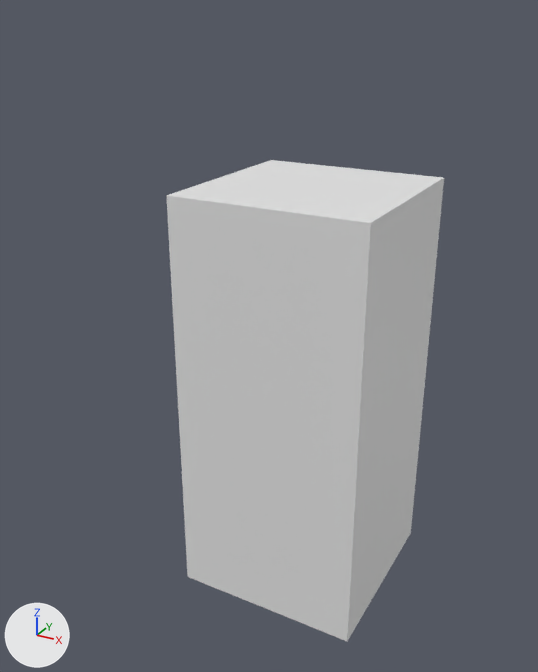
A saved change to the OBJ model core/src/main/resources/assets/default-soldier.obj.
Camera for both pictures: a camera (50 mm lens) standing at (-5.263, -8.349, 1.082) and looking at (-5.837, -7.306, 0.561). The lights are fixed; the arrows at lower left show +X, +Y and +Z. The older version comes first. Where no turn or scale is listed for an object, it has been applied to the vertices. Vertices at exactly the same position are counted once.

Script lines for the objects in view, before the commit:
```python
me_default_soldier = bpy.data.meshes.new('default-soldier')
me_default_soldier.from_pydata(...)  # a box spanning x -6.0..-5.64, y -7.36..-7.0, z 0.0..0.8
ob_default_soldier = bpy.data.objects.new('default-soldier', me_default_soldier)
ob_default_soldier.location = (0.0, 0.0, 0.0)
```
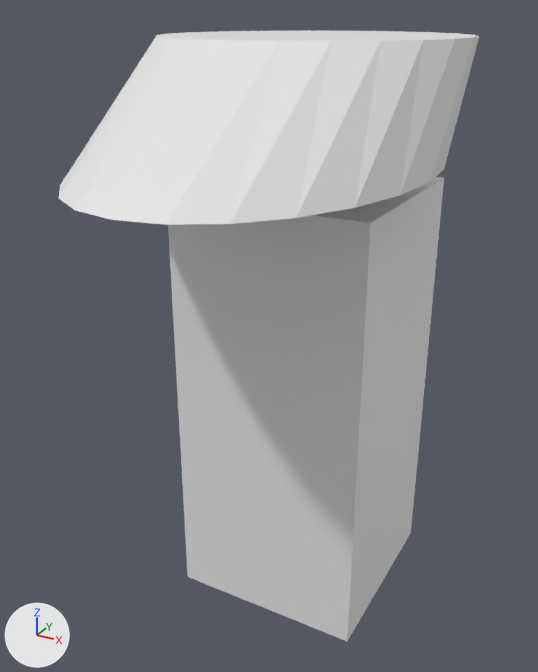
The edits, one by one:
me_default_soldier is used by ob_default_soldier; location (0.0, 0.0, 0.0).
me_default_soldier had 8 vertices, 12 faces and spanned x -6.0..-5.64, y -7.36..-7.0, z 0.0..0.8.
me_default_soldier now has 58 vertices, 108 faces and spans x -6.075..-5.565, y -7.707..-6.925, z 0.0..1.044.
me_default_soldier part 1: a new loose piece of 50 vertices spanning x -6.075..-5.565, y -7.707..-6.925, z 0.862..1.044.

Location of each change, (x1, y1, x2, y2) in pixels of the pictures (538 x 672 px):
'default-soldier', reshaped (51% wider, 27% taller)
    before: (166, 160, 444, 641)
    after: (59, 31, 479, 641)
part 1 of me_default_soldier, added
    after: (59, 31, 479, 225)
